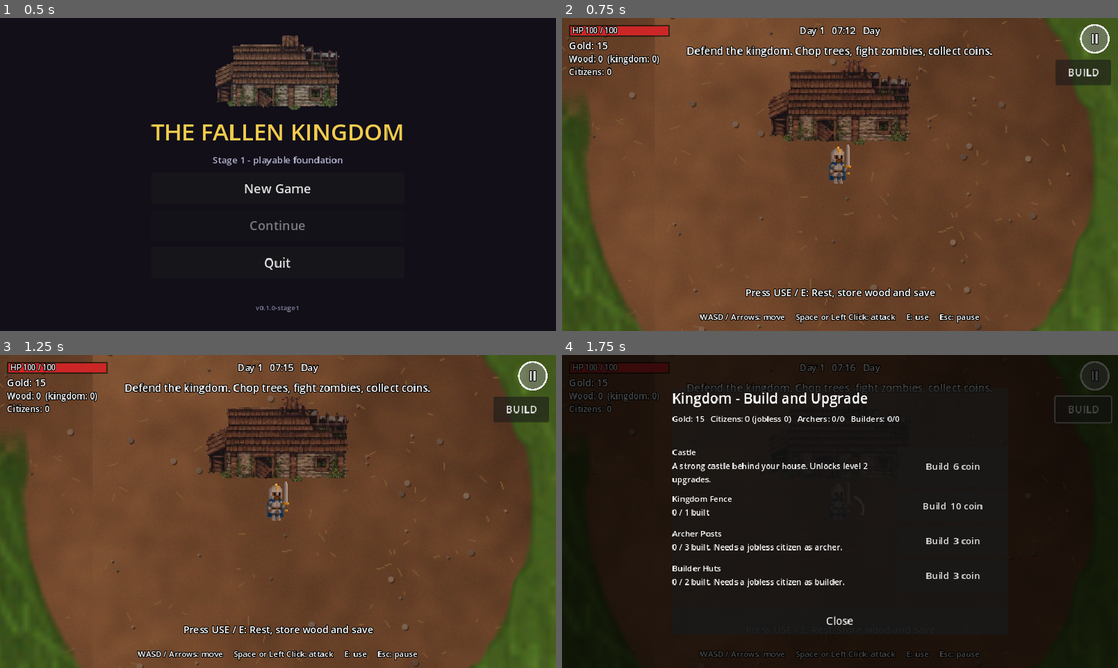
Above: before the commit, frames 1-4 (two rows, left to right).
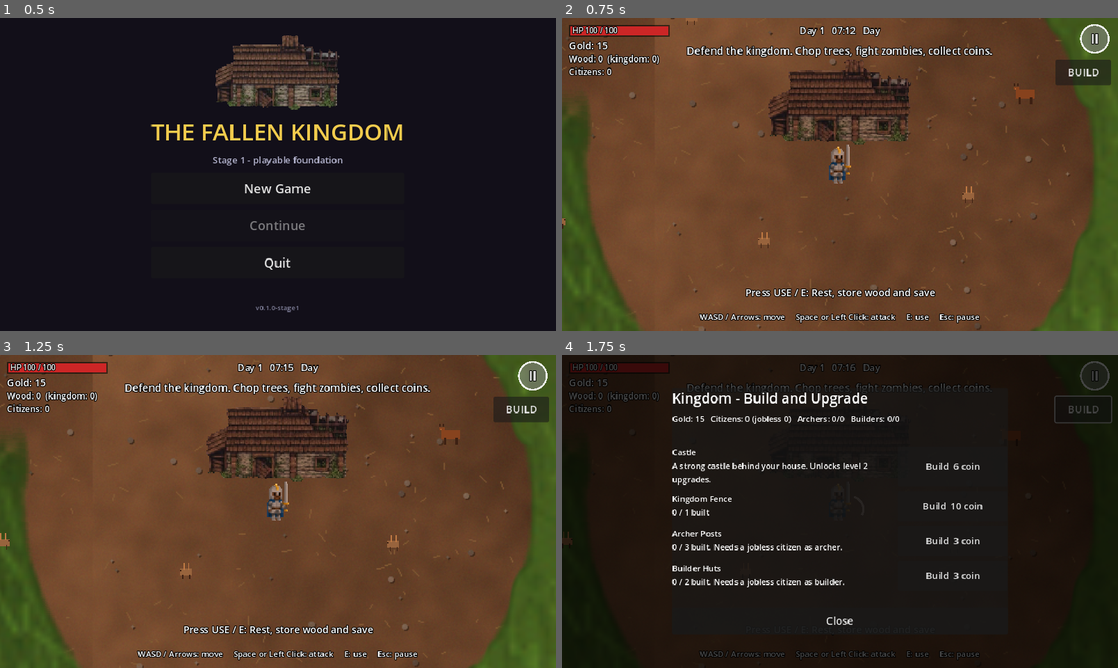
Above: after the commit, the same moments.

Repository: afie-boop/The-Fallen-Kingdom
Game: Godot game, scene res://scenes/main_menu.tscn
The game is run twice, just before and just after one commit, with the same random seed, the same clock (stepped at 60 frames per second) and the same inputs.
Inputs:
- Up to frame 1 (0.5 s): no input
- Up to frame 2 (0.75 s): click "New Game" at 0.5 s
- Up to frame 3 (1.25 s): no input
- Up to frame 4 (1.75 s): click "BUILD" at 1.25 s

Frame 1 is identical in both runs. In frame 2, 0.3% of the frame differs, in the area x 0-85%, y 0-74%; in frame 3, 0.3%, in the area x 0-83%, y 22-72%; in frame 4, less than 0.1%.

Commit message:
Populate the world with deer and rabbits

Diff:
--- a/extracted/The-Fallen-Kingdom/scripts/game.gd
+++ b/extracted/The-Fallen-Kingdom/scripts/game.gd
@@ -61,6 +61,7 @@
     GameState.island.refresh_texture()
     # No ruined houses are scattered around the island; tents mark poor camps.
     WorldGenerator.spawn_trees(entities, GameState.island, GameState.world_seed, GameConfig.tree_count, avoid, GameState.removed_trees)
+    WorldGenerator.spawn_wildlife(entities, GameState.island, GameState.world_seed, 48, castle.position)
 
     kingdom = KingdomManager.new()
     add_child(kingdom)
